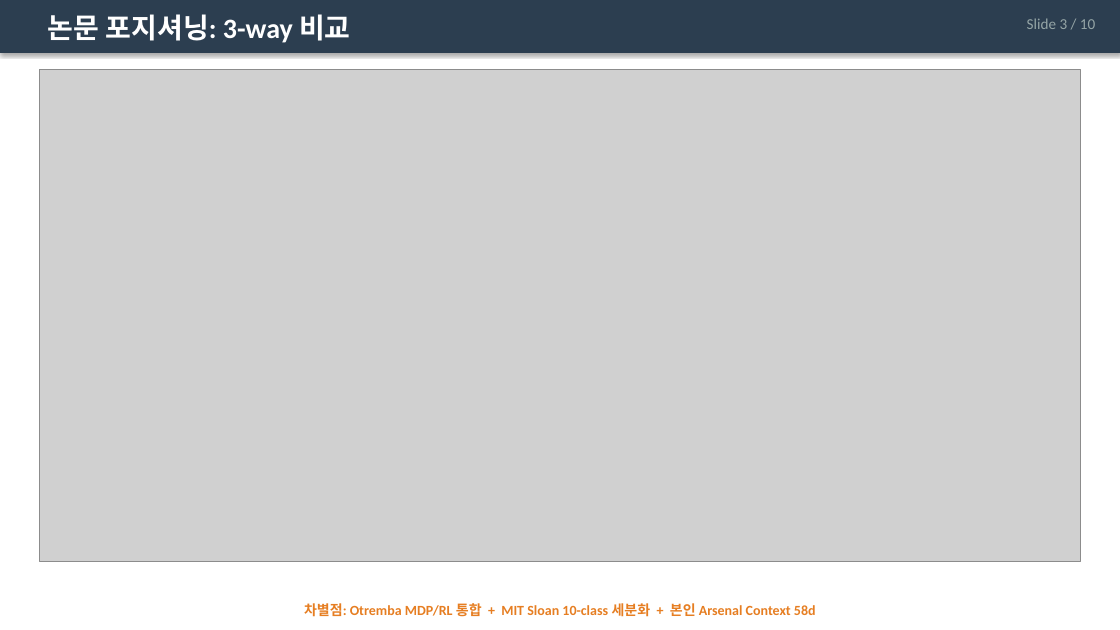
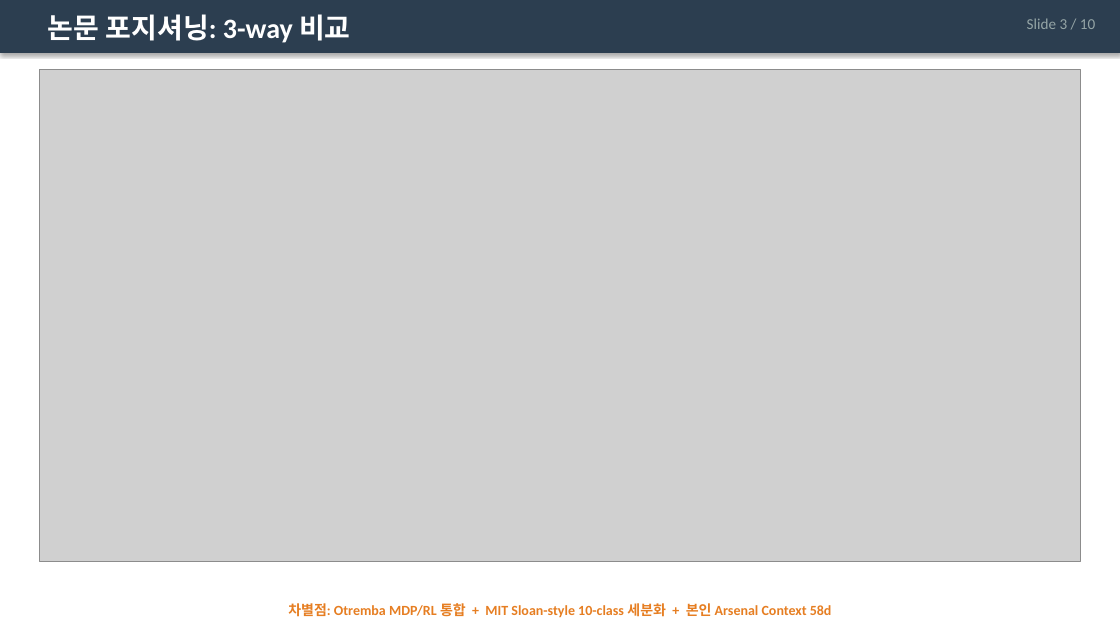
Before and after one commit to Pitcheezy/transition-models, a slide deck: slide 3 of outputs/SmartPitch_TransitionModels_Presentation.pptx. Drawn at 1120x630 pixels with LibreOffice and Linux fonts; fonts in the diff are those of the drawing; grey boxes stand for pictures. Boxes give left, top, right and bottom in pixels: in the first picture for what was removed or moved away, otherwise in the second. Text is boxed around its words. In the diff, an @@ line names an element or a change of style, - is before the commit and + after.

```diff
--- a/outputs/SmartPitch_TransitionModels_Presentation.pptx
+++ b/outputs/SmartPitch_TransitionModels_Presentation.pptx
@@ text at (x1=288, y1=603, x2=832, y2=617): text changed @@
-차별점: Otremba MDP/RL 통합 + MIT Sloan 10-class 세분화 + 본인 Arsenal Context 58d
+차별점: Otremba MDP/RL 통합 + MIT Sloan-style 10-class 세분화 + 본인 Arsenal Context 58d
```
Also in this commit, not shown: 5 other slides changed, 4 other files.
